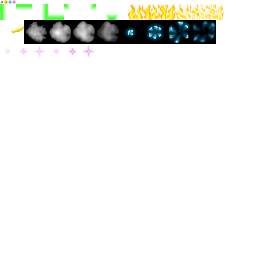
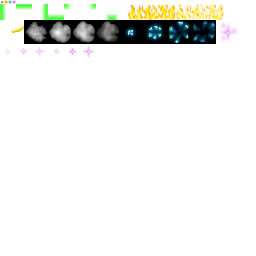
Before/after of a 256x256 layered artwork. What changed in the layer stack:
painted on "Background" over (217, 21, 239, 44)
